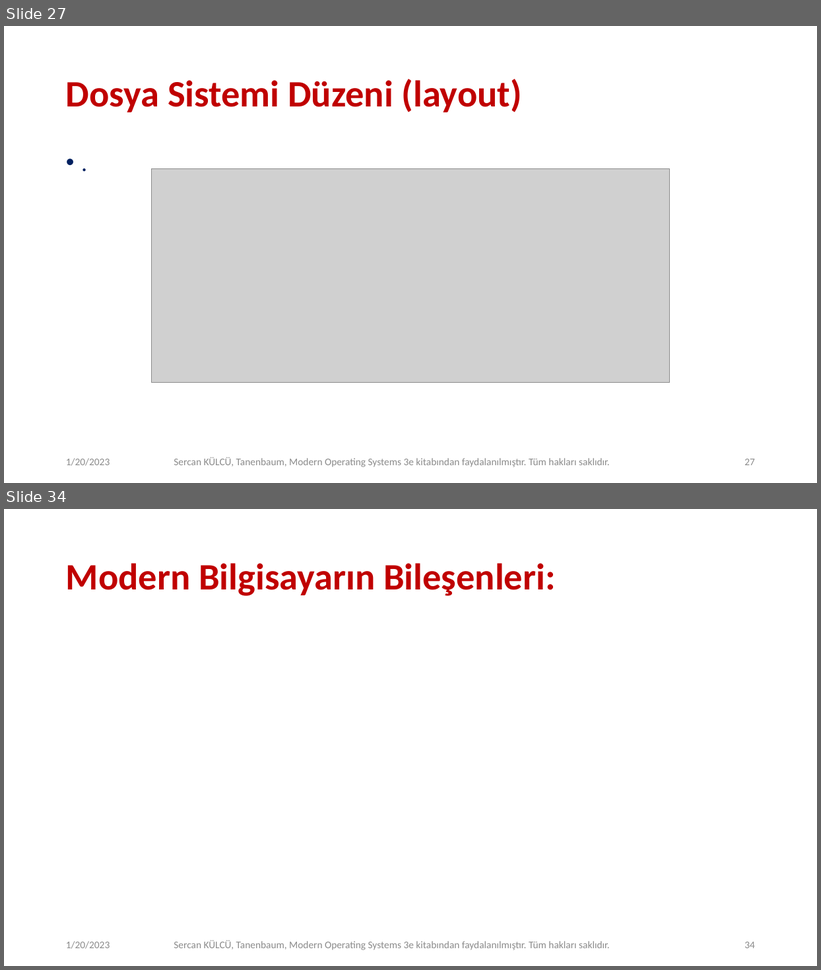
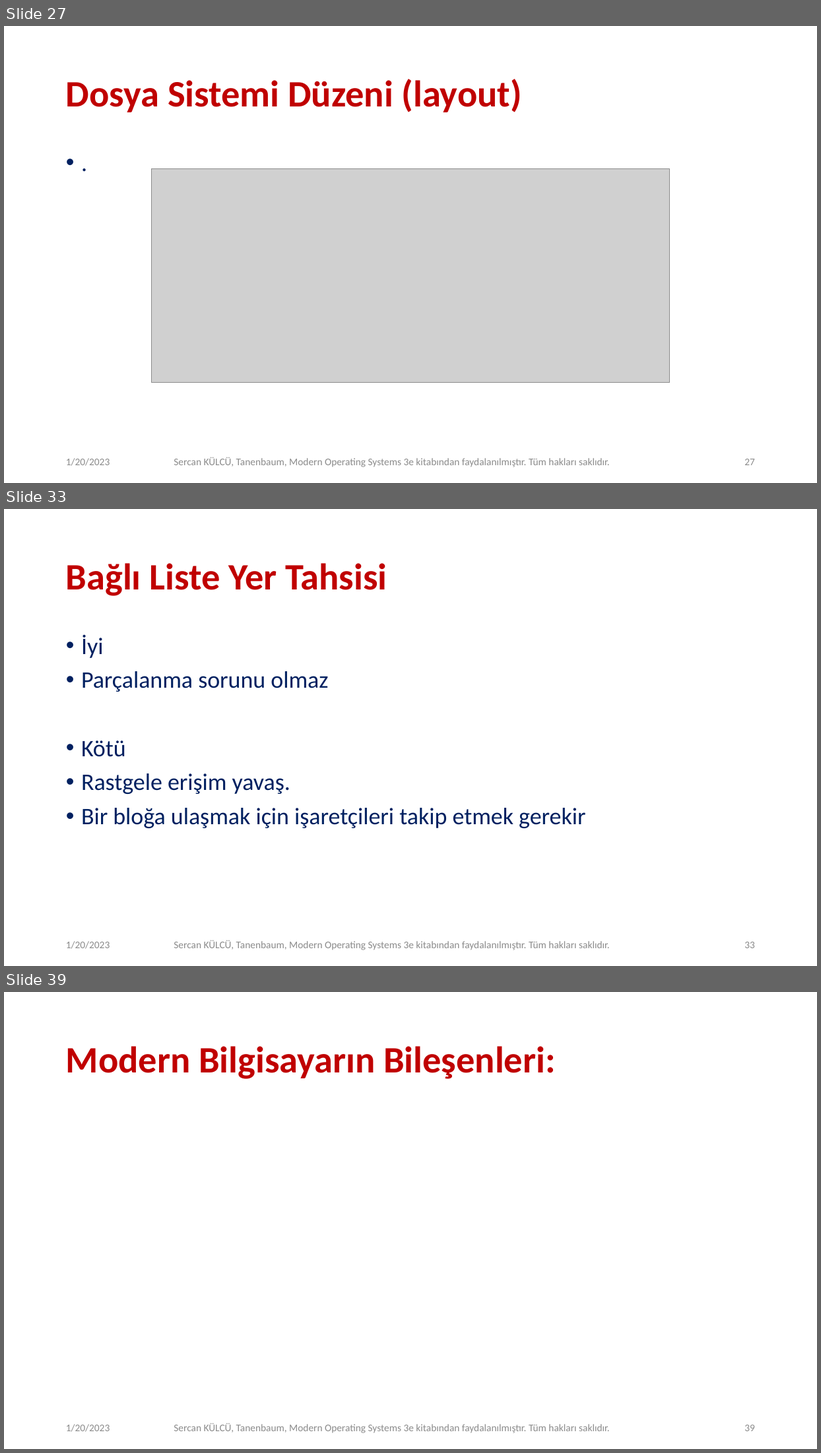
Before and after one commit to sercankulcu/sercankulcu.github.io, a slide deck: files/os/4_Bolum_4_Dosya.pptx. Shown one above the other, each under a label of ours: slides 27 and 34 before the commit, slides 27, 33 and 39 after it; the slides between them are not shown. The pictures are 821x970 and 821x1453 pixels, drawn with LibreOffice and Linux fonts; fonts in the diff are those of the drawing; grey boxes stand for pictures. Boxes give left, top, right and bottom in pixels: in the first picture for what was removed or moved away, otherwise in the second. Text is boxed around its words. In the diff, an @@ line names an element or a change of style, - is before the commit and + after.

```diff
--- a/files/os/4_Bolum_4_Dosya.pptx
+++ b/files/os/4_Bolum_4_Dosya.pptx
@@ slide 33 added at [4,509,817,966], background #FFFFFF @@
@@ title added at [66,563,387,596], 44 pt, text #C00000, bold @@
+Bağlı Liste Yer Tahsisi
@@ text added at [81,634,585,828], 28 pt, text #002060 @@
+• İyi
+• Parçalanma sorunu olmaz
+• Kötü
+• Rastgele erişim yavaş.
+• Bir bloğa ulaşmak için işaretçileri takip etmek gerekir
@@ text added at [66,941,110,949], 12 pt, text #8C8C8C @@
+1/20/2023
@@ text added at [174,941,610,951], 12 pt, text #8C8C8C @@
+Sercan KÜLCÜ, Tanenbaum, Modern Operating Systems 3e kitabından faydalanılmıştır. Tüm hakları saklıdır.
@@ page number added at [745,942,755,949], 12 pt, text #8C8C8C @@
+33
@@ what was slide 34 is now slide 39 @@
@@ page number at [745,1425,755,1432]: text changed @@
-34
+39
```
Also in this commit, not shown: 6 slides changed, 4 other slides added, 1 other file.
